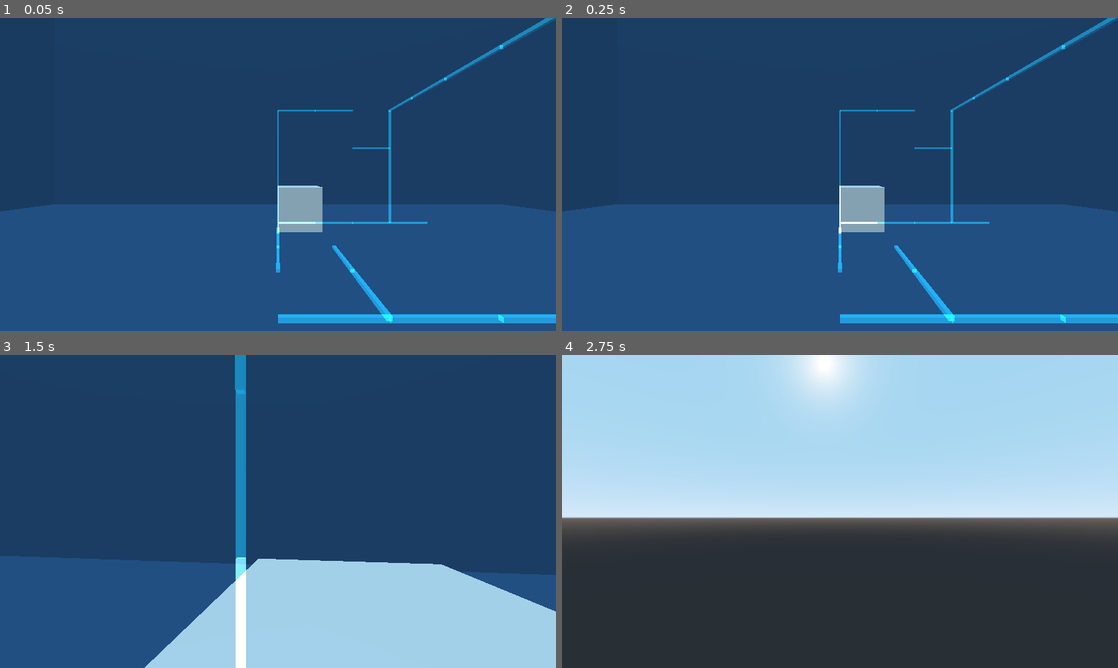
Above: before the commit, frames 1-4 (two rows, left to right).
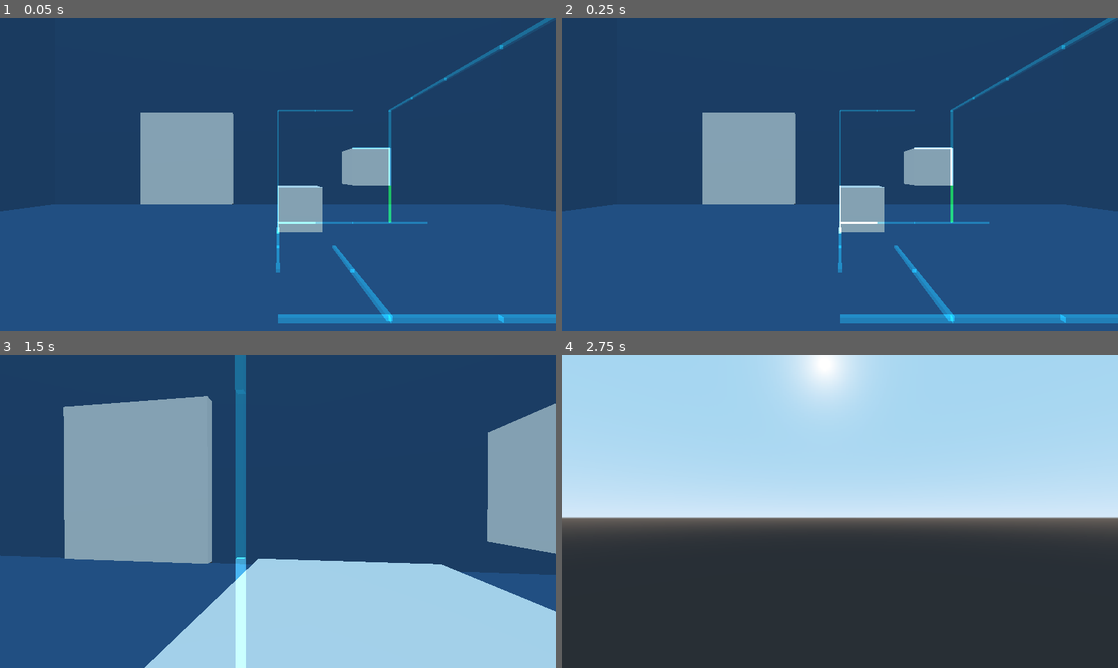
Above: after the commit, the same moments.

Repository: patrickgh3/rails
Game: Godot game, scene res://objects/World.tscn
Same seed, same stepped clock (60 frames per second), same inputs: the game is played once before the commit and once after it.
Inputs (mouse positions are in pixels of both pictures, inside the frame that each line leads up to):
- Up to frame 1 (0.05 s): no input
- Up to frame 2 (0.25 s): no input
- Up to frame 3 (1.5 s): tap Enter at 0.5 s; move the mouse to (305, 511) at 0.52 s; hold 1 0.53-1.28 s; hold Up (ui_up) from 0.53 s (still down); move the mouse to (250, 511) at 1.27 s; tap 2 at 1.35 s
- Up to frame 4 (2.75 s): keep holding Up (ui_up); move the mouse to (851, 505) at 2.02 s; hold 3 from 2.03 s (still down)

The runs differ from the first frame. In frame 1, 8.5% of the frame differs, in the area x 25-100%, y 0-98%; in frame 2, 8.5%; in frame 3, 21%, in the area x 11-100%, y 0-100%; in frame 4, nothing differs.

Commit message:
Add target rails and doors

Diff:
--- a/rails/objects/Box.gd
+++ b/rails/objects/Box.gd
@@ -1,8 +1,10 @@
 extends Spatial
 
 var velocity = Vector3()
+var edges = Array()
 onready var world = owner
-var edges = Array()
+
+var delivered = false
 
 var bumping = false
 var bump_t = 0
@@ -26,8 +28,6 @@
 	edges.append({"a": Vector3(0, 0, 1), "b": Vector3(0, 1, 1)})
 	edges.append({"a": Vector3(1, 0, 0), "b": Vector3(1, 1, 0)})
 	edges.append({"a": Vector3(1, 0, 1), "b": Vector3(1, 1, 1)})
-
-	pass
 
 func _process(delta):
 	# Test start moving
@@ -74,13 +74,21 @@
 		translation.z = round(translation.z)
 
 
-	# Make rails glow
+	# Iterate through rails we're touching to do some logic
+
 	# If we just tried to do an invalid move, use the current position for glow purposes
 	if not result["valid"]:
 		result = on_rails(Vector3())
-	if result["rails"].size() > 0:
-		for rail in result["rails"]:
-			rail.glow += delta * 6
+
+	delivered = false
+	for rail in result["rails"]:
+		# Mark rail pressed, and add to glow
+		rail.glow += delta * 10
+		rail.glow = min(rail.glow, 1)
+
+		# Mark ourselves as delivered, if this rail is a target and we're still
+		if rail.is_target and velocity.x == 0 and velocity.y == 0 and velocity.z == 0:
+			delivered = true
 
 
 	# Bumping state - make the mesh do a little bump in the direction
@@ -90,7 +98,7 @@
 		if bump_t > 1:
 			bump_t = 1
 			bumping = false
-		var bump_dist = lerp(0.06, 0, ease_out_quad(bump_t))
+		var bump_dist = lerp(0.06, 0, world.ease_out_quad(bump_t))
 		$MeshInstance.translation = Vector3(0.5, 0.5, 0.5) + bump_dist * bump_dir
 
 
@@ -160,6 +168,3 @@
 	var on = difference < 0.001
 	var barely = (ap < 0.001) != (pb < 0.001)
 	return {"on": on, "barely": barely}
-
-func ease_out_quad(x):
-	return 1 - (1 - x) * (1 - x)
--- /dev/null
+++ b/rails/objects/Door.gd
@@ -0,0 +1,26 @@
+extends Spatial
+
+export(Array) var boxes
+onready var translation_start = translation
+onready var world = owner
+var door_t = 0
+
+func _ready():
+	for i in range(boxes.size()):
+		boxes[i] = get_node(boxes[i])
+
+func _process(delta):
+	# Check if all boxes are delivered
+	var all_pressed = true
+	for box in boxes:
+		if not box.delivered:
+			all_pressed = false
+
+	# Open and shut door
+	if all_pressed:
+		door_t += 1 * delta
+	else:
+		door_t -= 1 * delta
+	door_t = clamp(door_t, 0, 1)
+	var lerp_t = world.ease_in_quad(door_t)
+	translation.y = translation_start.y + lerp(0, 4, lerp_t)
--- /dev/null
+++ b/rails/objects/Door.tscn
@@ -0,0 +1,16 @@
+[gd_scene load_steps=3 format=2]
+
+[ext_resource path="res://objects/Door.gd" type="Script" id=1]
+
+[sub_resource type="CubeMesh" id=1]
+
+[node name="Door" type="Spatial"]
+script = ExtResource( 1 )
+__meta__ = {
+"_edit_group_": true
+}
+
+[node name="MeshInstance" type="MeshInstance" parent="."]
+transform = Transform( 2, 0, 0, 0, 2, 0, 0, 0, 0.25, 0, 2, 0 )
+mesh = SubResource( 1 )
+material/0 = null
--- a/rails/objects/Ground.tscn
+++ b/rails/objects/Ground.tscn
@@ -41,7 +41,10 @@
 shader = SubResource( 3 )
 
 [node name="Ground" type="Spatial"]
-transform = Transform( 10, 0, 0, 0, 1, 0, 0, 0, 10, 0, -1, 0 )
+transform = Transform( 1, 0, 0, 0, 1, 0, 0, 0, 1, 0, -1, 0 )
+__meta__ = {
+"_edit_group_": true
+}
 
 [node name="MeshInstance" type="MeshInstance" parent="."]
 mesh = SubResource( 1 )
--- a/rails/objects/Player.gd
+++ b/rails/objects/Player.gd
@@ -6,8 +6,6 @@
 
 func _ready():
 	Input.set_mouse_mode(Input.MOUSE_MODE_CAPTURED)
-
-# hi
 
 func _process(delta):
 	# WASD movement
--- a/rails/objects/Rail.gd
+++ b/rails/objects/Rail.gd
@@ -1,10 +1,12 @@
 extends Spatial
 
+export(bool) var is_target = false
 var glow = 0
 
 func _process(delta):
-	# Pass glow param to shader
+	# Pass params to shader
 	$MeshInstance.get_surface_material(0).set_shader_param("glow", glow)
+	$MeshInstance.get_surface_material(0).set_shader_param("is_target", is_target)
 
 	# Fade out glow
 	glow -= delta * glow * 7
--- a/rails/objects/Rail.tscn
+++ b/rails/objects/Rail.tscn
@@ -1,28 +1,65 @@
-[gd_scene load_steps=10 format=2]
+[gd_scene load_steps=22 format=2]
 
 [ext_resource path="res://objects/Rail.gd" type="Script" id=1]
 
 [sub_resource type="CubeMesh" id=1]
 
 [sub_resource type="VisualShaderNodeColorConstant" id=2]
-constant = Color( 0, 0.929688, 1, 1 )
-
-[sub_resource type="VisualShaderNodeColorConstant" id=3]
-
-[sub_resource type="VisualShaderNodeScalarUniform" id=4]
+constant = Color( 0, 1, 0.00784314, 1 )
+
+[sub_resource type="VisualShaderNodeBooleanUniform" id=3]
+uniform_name = "is_target"
+
+[sub_resource type="VisualShaderNodeSwitch" id=4]
+
+[sub_resource type="VisualShaderNodeInput" id=5]
+input_name = "time"
+
+[sub_resource type="VisualShaderNodeScalarFunc" id=6]
+function = 0
+
+[sub_resource type="VisualShaderNodeScalarSwitch" id=7]
+default_input_values = [ 0, false, 1, 1.0, 2, 0.3 ]
+
+[sub_resource type="VisualShaderNodeScalarOp" id=8]
+default_input_values = [ 0, 0.0, 1, 1.0 ]
+
+[sub_resource type="VisualShaderNodeScalarOp" id=9]
+default_input_values = [ 0, 0.0, 1, 10.0 ]
+operator = 2
+
+[sub_resource type="VisualShaderNodeScalarOp" id=10]
+default_input_values = [ 0, 0.0, 1, 2.0 ]
+operator = 3
+
+[sub_resource type="VisualShaderNodeScalarInterp" id=11]
+default_input_values = [ 0, 0.25, 1, 1.0, 2, 1.0 ]
+
+[sub_resource type="VisualShaderNodeSwitch" id=12]
+
+[sub_resource type="VisualShaderNodeColorConstant" id=13]
+constant = Color( 0, 1, 0.00784314, 1 )
+
+[sub_resource type="VisualShaderNodeColorConstant" id=14]
+
+[sub_resource type="VisualShaderNodeColorConstant" id=15]
+constant = Color( 0, 1, 1, 1 )
+
+[sub_resource type="VisualShaderNodeScalarUniform" id=16]
 uniform_name = "glow"
 
-[sub_resource type="VisualShaderNodeVectorScalarMix" id=7]
+[sub_resource type="VisualShaderNodeVectorScalarMix" id=17]
 output_port_for_preview = 0
 default_input_values = [ 0, Vector3( 0, 0, 0 ), 1, Vector3( 1, 1, 1 ), 2, 0.8 ]
 
-[sub_resource type="VisualShaderNodeScalarInterp" id=8]
-default_input_values = [ 0, 0.5, 1, 0.8, 2, 0.5 ]
-
-[sub_resource type="VisualShader" id=5]
+[sub_resource type="VisualShaderNodeScalarInterp" id=18]
+default_input_values = [ 0, 0.5, 1, 1.0, 2, 0.5 ]
+
+[sub_resource type="VisualShader" id=19]
 code = "shader_type spatial;
 render_mode blend_add, specular_schlick_ggx, depth_test_disable;
 
+uniform bool is_target;
 uniform float glow;
 
 
@@ -33,29 +70,95 @@
 }
 
 void fragment() {
+// BooleanUniform:14
+	bool n_out14p0 = is_target;
+
+// Color:10
+	vec3 n_out10p0 = vec3(0.000000, 1.000000, 0.007843);
+	float n_out10p1 = 1.000000;
+
 // Color:3
-	vec3 n_out3p0 = vec3(0.000000, 0.929688, 1.000000);
+	vec3 n_out3p0 = vec3(0.000000, 1.000000, 1.000000);
 	float n_out3p1 = 1.000000;
 
-// Color:4
-	vec3 n_out4p0 = vec3(1.000000, 1.000000, 1.000000);
-	float n_out4p1 = 1.000000;
+// VectorSwitch:16
+	vec3 n_out16p0;
+	if(n_out14p0)
+	{
+		n_out16p0 = n_out10p0;
+	}
+	else
+	{
+		n_out16p0 = n_out3p0;
+	}
+
+// Color:27
+	vec3 n_out27p0 = vec3(0.000000, 1.000000, 0.007843);
+	float n_out27p1 = 1.000000;
+
+// Color:28
+	vec3 n_out28p0 = vec3(1.000000, 1.000000, 1.000000);
+	float n_out28p1 = 1.000000;
+
+// VectorSwitch:26
+	vec3 n_out26p0;
+	if(n_out14p0)
+	{
+		n_out26p0 = n_out27p0;
+	}
+	else
+	{
+		n_out26p0 = n_out28p0;
+	}
 
 // ScalarUniform:5
 	float n_out5p0 = glow;
 
 // VectorScalarMix:7
-	vec3 n_out7p0 = mix(n_out3p0, n_out4p0, n_out5p0);
+	vec3 n_out7p0 = mix(n_out16p0, n_out26p0, n_out5p0);
+
+// Input:17
+	float n_out17p0 = TIME;
+
+// ScalarOp:23
+	float n_in23p1 = 10.00000;
+	float n_out23p0 = n_out17p0 * n_in23p1;
+
+// ScalarFunc:18
+	float n_out18p0 = sin(n_out23p0);
+
+// ScalarOp:22
+	float n_in22p1 = 1.00000;
+	float n_out22p0 = n_out18p0 + n_in22p1;
+
+// ScalarOp:24
+	float n_in24p1 = 2.00000;
+	float n_out24p0 = n_out22p0 / n_in24p1;
+
+// ScalarMix:25
+	float n_in25p0 = 0.25000;
+	float n_in25p1 = 1.00000;
+	float n_out25p0 = mix(n_in25p0, n_in25p1, n_out24p0);
+
+// ScalarSwitch:21
+	float n_in21p2 = 0.30000;
+	float n_out21p0;
+	if(n_out14p0)
+	{
+		n_out21p0 = n_out25p0;
+	}
+	else
+	{
+		n_out21p0 = n_in21p2;
+	}
 
 // ScalarMix:9
-	float n_in9p0 = 0.50000;
-	float n_in9p1 = 0.80000;
-	float n_out9p0 = mix(n_in9p0, n_in9p1, n_out5p0);
+	float n_in9p1 = 1.00000;
+	float n_out9p0 = mix(n_out21p0, n_in9p1, n_out5p0);
 
 // Output:0
 	ALBEDO = n_out7p0;
 	ALPHA = n_out9p0;
-	EMISSION = vec3(n_out5p0);
 
 }
 
@@ -64,25 +167,50 @@
 
 }
 "
-graph_offset = Vector2( -72, 13.5 )
+graph_offset = Vector2( -449, -255 )
 modes/blend = 1
 flags/depth_test_disable = true
 nodes/fragment/0/position = Vector2( 700, 0 )
-nodes/fragment/3/node = SubResource( 2 )
-nodes/fragment/3/position = Vector2( -39, 144 )
-nodes/fragment/4/node = SubResource( 3 )
-nodes/fragment/4/position = Vector2( -40, 280 )
-nodes/fragment/5/node = SubResource( 4 )
-nodes/fragment/5/position = Vector2( -60, 20 )
-nodes/fragment/7/node = SubResource( 7 )
-nodes/fragment/7/position = Vector2( 180, 200 )
-nodes/fragment/9/node = SubResource( 8 )
-nodes/fragment/9/position = Vector2( 400, -20 )
-nodes/fragment/connections = PoolIntArray( 3, 0, 7, 0, 4, 0, 7, 1, 7, 0, 0, 0, 5, 0, 0, 5, 5, 0, 7, 2, 5, 0, 9, 2, 9, 0, 0, 1 )
-
-[sub_resource type="ShaderMaterial" id=6]
+nodes/fragment/3/node = SubResource( 15 )
+nodes/fragment/3/position = Vector2( -440, 60 )
+nodes/fragment/5/node = SubResource( 16 )
+nodes/fragment/5/position = Vector2( 0, 420 )
+nodes/fragment/7/node = SubResource( 17 )
+nodes/fragment/7/position = Vector2( 220, -140 )
+nodes/fragment/9/node = SubResource( 18 )
+nodes/fragment/9/position = Vector2( 420, 380 )
+nodes/fragment/10/node = SubResource( 2 )
+nodes/fragment/10/position = Vector2( -440, -40 )
+nodes/fragment/14/node = SubResource( 3 )
+nodes/fragment/14/position = Vector2( -480, -141 )
+nodes/fragment/16/node = SubResource( 4 )
+nodes/fragment/16/position = Vector2( -220, -140 )
+nodes/fragment/17/node = SubResource( 5 )
+nodes/fragment/17/position = Vector2( -1440, 340 )
+nodes/fragment/18/node = SubResource( 6 )
+nodes/fragment/18/position = Vector2( -1100, 340 )
+nodes/fragment/21/node = SubResource( 7 )
+nodes/fragment/21/position = Vector2( -240, 340 )
+nodes/fragment/22/node = SubResource( 8 )
+nodes/fragment/22/position = Vector2( -900, 320 )
+nodes/fragment/23/node = SubResource( 9 )
+nodes/fragment/23/position = Vector2( -1280, 320 )
+nodes/fragment/24/node = SubResource( 10 )
+nodes/fragment/24/position = Vector2( -740, 320 )
+nodes/fragment/25/node = SubResource( 11 )
+nodes/fragment/25/position = Vector2( -560, 300 )
+nodes/fragment/26/node = SubResource( 12 )
+nodes/fragment/26/position = Vector2( -60, -20 )
+nodes/fragment/27/node = SubResource( 13 )
+nodes/fragment/27/position = Vector2( -220, 0 )
+nodes/fragment/28/node = SubResource( 14 )
+nodes/fragment/28/position = Vector2( -220, 100 )
+nodes/fragment/connections = PoolIntArray( 7, 0, 0, 0, 5, 0, 7, 2, 5, 0, 9, 2, 9, 0, 0, 1, 14, 0, 16, 0, 10, 0, 16, 1, 3, 0, 16, 2, 16, 0, 7, 0, 14, 0, 21, 0, 21, 0, 9, 0, 22, 0, 24, 0, 17, 0, 23, 0, 23, 0, 18, 0, 18, 0, 22, 0, 24, 0, 25, 2, 25, 0, 21, 1, 27, 0, 26, 1, 28, 0, 26, 2, 26, 0, 7, 1, 14, 0, 26, 0 )
+
+[sub_resource type="ShaderMaterial" id=20]
 resource_local_to_scene = true
-shader = SubResource( 5 )
+shader = SubResource( 19 )
+shader_param/is_target = null
 shader_param/glow = null
 
 [node name="Rail" type="Spatial"]
@@ -94,7 +222,7 @@
 [node name="MeshInstance" type="MeshInstance" parent="."]
 transform = Transform( 0.5, 0, 0, 0, 0.025, 0, 0, 0, 0.025, 0.5, 0, 0 )
 mesh = SubResource( 1 )
-material/0 = SubResource( 6 )
+material/0 = SubResource( 20 )
 __meta__ = {
 "_edit_lock_": true
 }
--- a/rails/objects/World.gd
+++ b/rails/objects/World.gd
@@ -7,3 +7,9 @@
 	for node in self.get_children():
 		if "Rail" in node.name:
 			rails.append(node)
+
+func ease_out_quad(x):
+	return 1 - (1 - x) * (1 - x)
+
+func ease_in_quad(x):
+	return x * x
--- a/rails/objects/World.tscn
+++ b/rails/objects/World.tscn
@@ -1,10 +1,11 @@
-[gd_scene load_steps=6 format=2]
+[gd_scene load_steps=7 format=2]
 
 [ext_resource path="res://objects/Ground.tscn" type="PackedScene" id=1]
 [ext_resource path="res://objects/Box.tscn" type="PackedScene" id=2]
 [ext_resource path="res://objects/Rail.tscn" type="PackedScene" id=3]
 [ext_resource path="res://objects/Player.tscn" type="PackedScene" id=4]
 [ext_resource path="res://objects/World.gd" type="Script" id=5]
+[ext_resource path="res://objects/Door.tscn" type="PackedScene" id=6]
 
 [node name="World" type="Spatial"]
 script = ExtResource( 5 )
@@ -12,6 +13,9 @@
 [node name="Player" parent="." instance=ExtResource( 4 )]
 
 [node name="Box" parent="." instance=ExtResource( 2 )]
+
+[node name="Box2" parent="." instance=ExtResource( 2 )]
+transform = Transform( 1, 0, 0, 0, 1, 0, 0, 0, 1, 2, 1, -7 )
 
 [node name="Rail2" parent="." instance=ExtResource( 3 )]
 transform = Transform( 1, 0, 0, 0, 1, 0, 0, 0, 1, 0, 0, -6 )
@@ -72,6 +76,7 @@
 
 [node name="Rail6" parent="." instance=ExtResource( 3 )]
 transform = Transform( -4.37114e-08, -1, 0, 1, -4.37114e-08, 0, 0, 0, 1, 3, 0, -6 )
+is_target = true
 
 [node name="Rail18" parent="." instance=ExtResource( 3 )]
 transform = Transform( -4.37114e-08, -1, 0, 1, -4.37114e-08, 0, 0, 0, 1, 3, 0, -2 )
@@ -103,8 +108,14 @@
 [node name="Ground6" parent="." instance=ExtResource( 1 )]
 transform = Transform( 10, 0, 0, 0, 1, 0, 0, 0, 10, 0, 12, 0 )
 
-[node name="Ground2" parent="." instance=ExtResource( 1 )]
-transform = Transform( 10, 0, 0, 0, 10, 0, 0, 0, 1, 0, 1, -11 )
+[node name="Ground7" parent="." instance=ExtResource( 1 )]
+transform = Transform( 6, 0, 0, 0, 10, 0, 0, 0, 1, 4, 1, -11 )
+
+[node name="Ground2" parent="Ground7" instance=ExtResource( 1 )]
+transform = Transform( 0.35, 0, 0, 0, 1, 0, 0, 0, 1, -2, 0, 0 )
+
+[node name="Ground8" parent="." instance=ExtResource( 1 )]
+transform = Transform( 2.352, 0, 0, 0, 3, 0, 0, 0, 1, -4, 7, -11 )
 
 [node name="Ground4" parent="." instance=ExtResource( 1 )]
 transform = Transform( 1, 0, 0, 0, 10, 0, 0, 0, 10, -11, 1, 0 )
@@ -114,3 +125,7 @@
 
 [node name="Ground3" parent="." instance=ExtResource( 1 )]
 transform = Transform( 10, 0, 0, 0, 10, 0, 0, 0, 1, 0, 1, 11 )
+
+[node name="Door" parent="." instance=ExtResource( 6 )]
+transform = Transform( 1, 0, 0, 0, 1, 0, 0, 0, 1, -4, 0, -10 )
+boxes = [ NodePath("../Box"), NodePath("../Box2") ]
